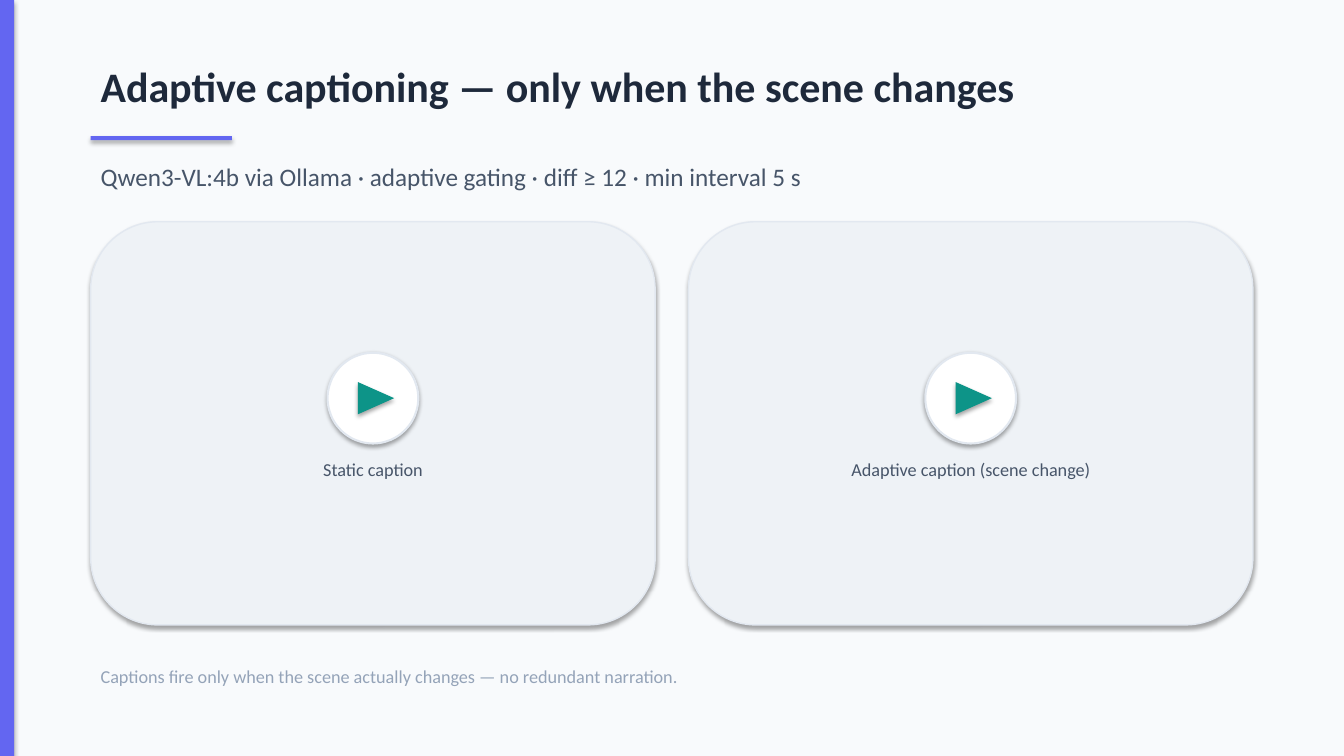
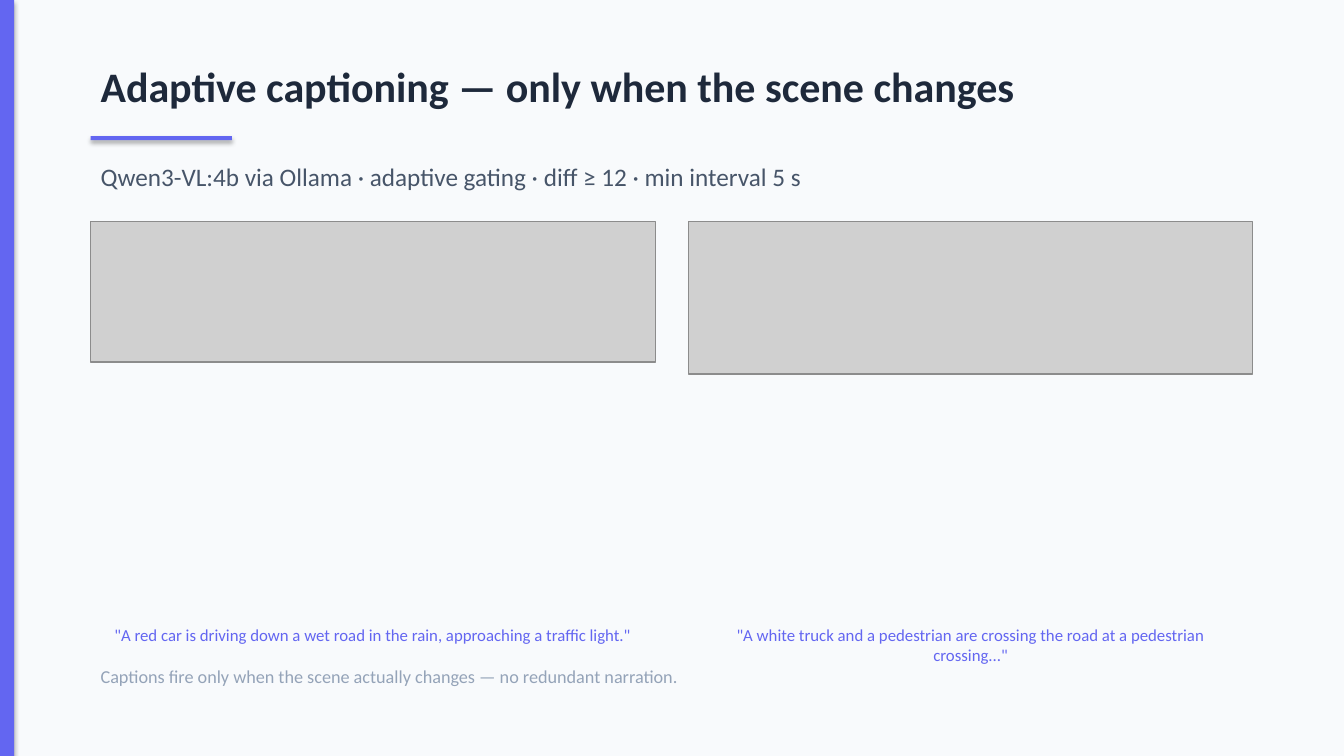
Before and after one commit to dydy2010/computer_vision_hslu_2026, a slide deck: slide 13 of Computer_Vision_Presentation.pptx. Drawn at 1344x756 pixels with LibreOffice and Linux fonts; fonts in the diff are those of the drawing; grey boxes stand for pictures. Boxes give left, top, right and bottom in pixels: in the first picture for what was removed or moved away, otherwise in the second. Text is boxed around its words. In the diff, an @@ line names an element or a change of style, - is before the commit and + after.

```diff
--- a/Computer_Vision_Presentation.pptx
+++ b/Computer_Vision_Presentation.pptx
@@ rounded rectangle removed at bbox=[91, 222, 655, 625] @@
@@ picture added at bbox=[91, 222, 655, 362] @@
@@ rounded rectangle removed at bbox=[689, 222, 1253, 625] @@
@@ picture added at bbox=[689, 222, 1253, 374] @@
@@ ellipse removed at bbox=[328, 353, 418, 444] @@
@@ ellipse removed at bbox=[926, 353, 1016, 444] @@
@@ triangle removed at bbox=[358, 382, 394, 414] @@
@@ triangle removed at bbox=[956, 382, 992, 414] @@
@@ text removed at bbox=[323, 463, 423, 479] @@
-Static caption
@@ text removed at bbox=[851, 463, 1090, 479] @@
-Adaptive caption (scene change)
@@ text added at bbox=[114, 629, 631, 644], 12 pt, text #6366F1 @@
+"A red car is driving down a wet road in the rain, approaching a traffic light."
@@ text added at bbox=[737, 629, 1204, 664], 12 pt, text #6366F1 @@
+"A white truck and a pedestrian are crossing the road at a pedestrian crossing..."
```
Also in this commit, not shown: 6 other slides changed, 12 other files.
